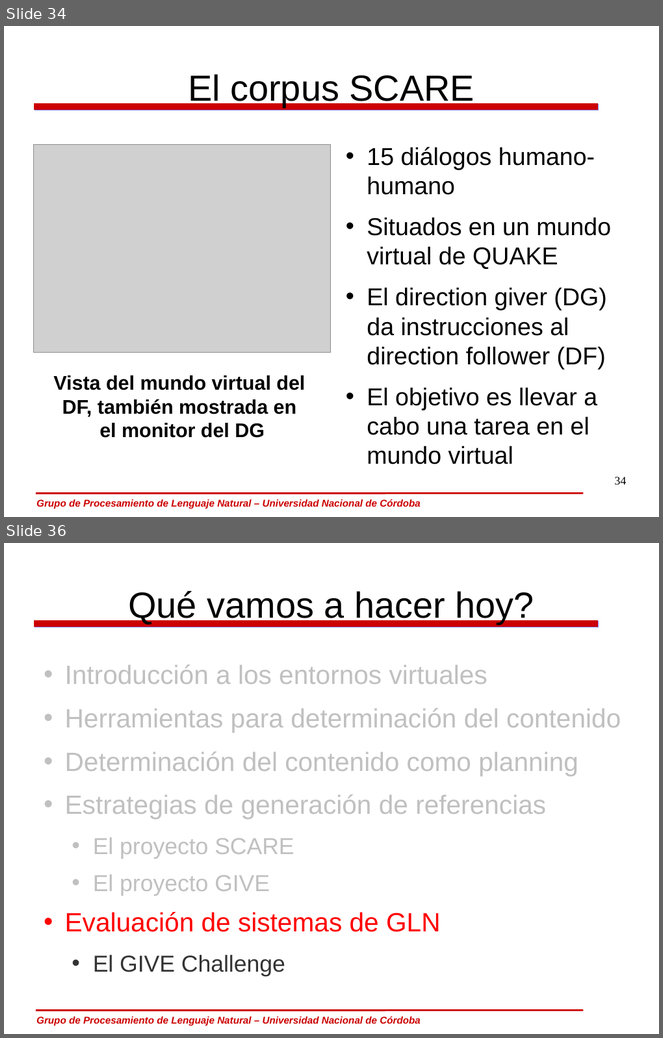
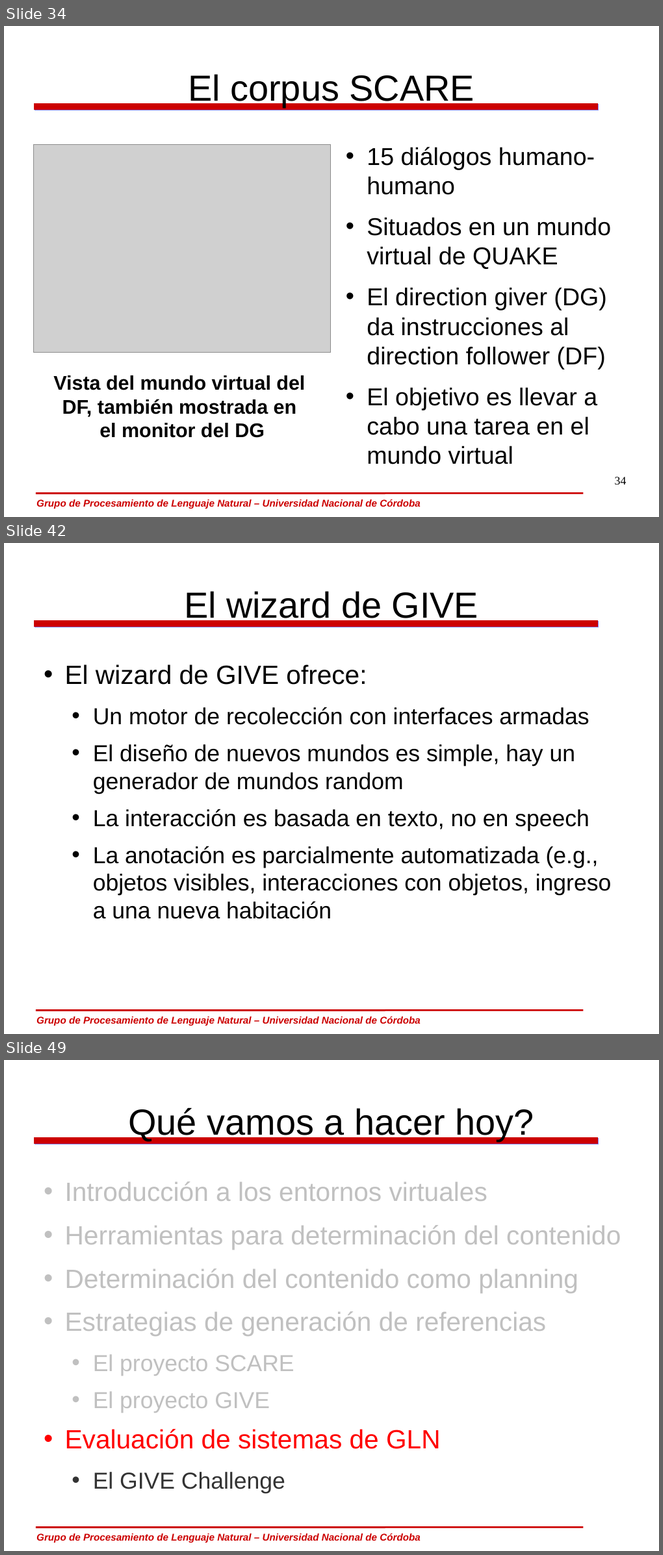
Before and after one commit to carlosareces/elic10, a slide deck: slides/dia5.odp. Shown one above the other, each under a label of ours: slides 34 and 36 before the commit, slides 34, 42 and 49 after it; the slides between them are not shown. The pictures are 663x1038 and 663x1555 pixels, drawn with LibreOffice and Linux fonts; fonts in the diff are those of the drawing; grey boxes stand for pictures; background and template pictures are left out. Boxes give left, top, right and bottom in pixels: in the first picture for what was removed or moved away, otherwise in the second. Text is boxed around its words. In the diff, an @@ line names an element or a change of style, - is before the commit and + after.

```diff
--- a/slides/dia5.odp
+++ b/slides/dia5.odp
@@ slide 42 added at (x1=4, y1=543, x2=659, y2=1034), background #FFFFFF; not listed: 3 template elements that a slide beside it also shows @@
@@ title added at (x1=184, y1=591, x2=478, y2=624), 44 pt, text #000000 @@
+El wizard de GIVE
@@ text added at (x1=65, y1=665, x2=612, y2=919), 28 pt, text #000000 @@
+• El wizard de GIVE ofrece:
+  • Un motor de recolección con interfaces armadas
+  • El diseño de nuevos mundos es simple, hay un generador de mundos random
+  • La interacción es basada en texto, no en speech
+  • La anotación es parcialmente automatizada (e.g., objetos visibles, interacciones con objetos, ingreso a una nueva habitación
@@ what was slide 36 is now slide 49 @@
```
Also in this commit, not shown: 2 slides changed, 17 other slides added, 1 slide removed.
